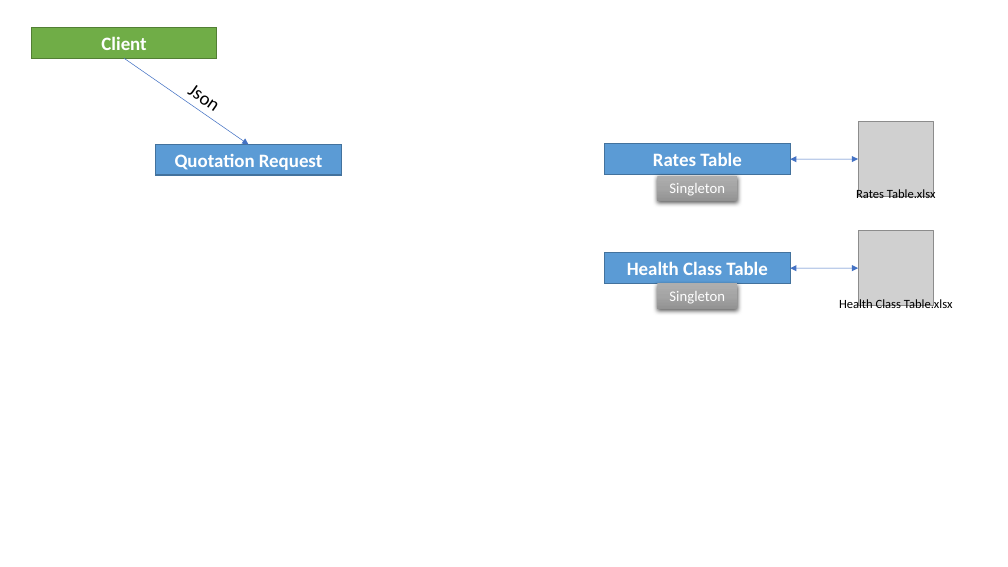
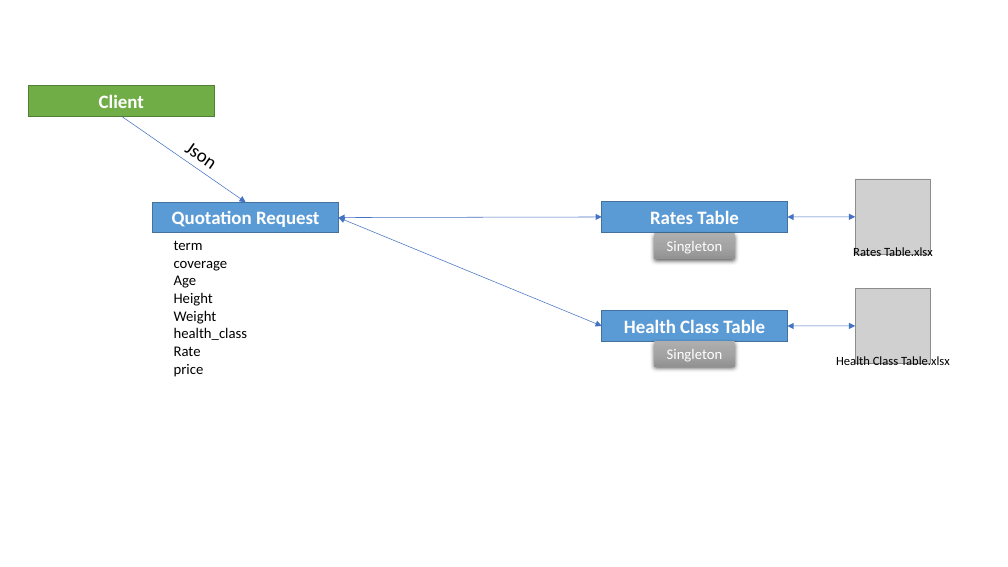
Before and after one commit to 4yonatan4/quoting_server, a slide deck: slide 1 of HLD.pptx. Drawn at 1008x567 pixels with LibreOffice and Linux fonts; fonts in the diff are those of the drawing; grey boxes stand for pictures. Boxes give left, top, right and bottom in pixels: in the first picture for what was removed or moved away, otherwise in the second. Text is boxed around its words. In the diff, an @@ line names an element or a change of style, - is before the commit and + after.

```diff
--- a/HLD.pptx
+++ b/HLD.pptx
@@ 2 texts, 1 picture, 1 rectangle: place and size @@
-2 texts, 1 picture, 1 rectangle at <box>32,28,953,311</box>
+2 texts, 1 picture, 1 rectangle at <box>29,85,950,369</box>
@@ 3 rectangles, 1 picture, 1 text, 1 arrow: place and size @@
-3 rectangles, 1 picture, 1 text, 1 arrow at <box>124,58,934,284</box>
+3 rectangles, 1 picture, 1 text, 1 arrow at <box>121,116,931,341</box>
@@ double arrow added from (339, 218) to (602, 217), #4472C4 0.5 pt @@
@@ double arrow added from (339, 218) to (602, 326), #4472C4 0.5 pt @@
@@ 2 double arrows, 1 rectangle: place and size @@
-2 double arrows, 1 rectangle at <box>657,159,858,268</box>
+2 double arrows, 1 rectangle at <box>655,217,855,326</box>
@@ text added at <box>174,240,248,377</box>, 14 pt, text #000000 @@
+term
+coverage
+Age
+Height
+Weight
+health_class
+Rate
+price
@@ rectangle "Singleton": place and size @@
-rectangle "Singleton" at <box>657,284,737,309</box>
+rectangle "Singleton" at <box>655,341,735,367</box>
```
Also in this commit, not shown: 1 other file.
